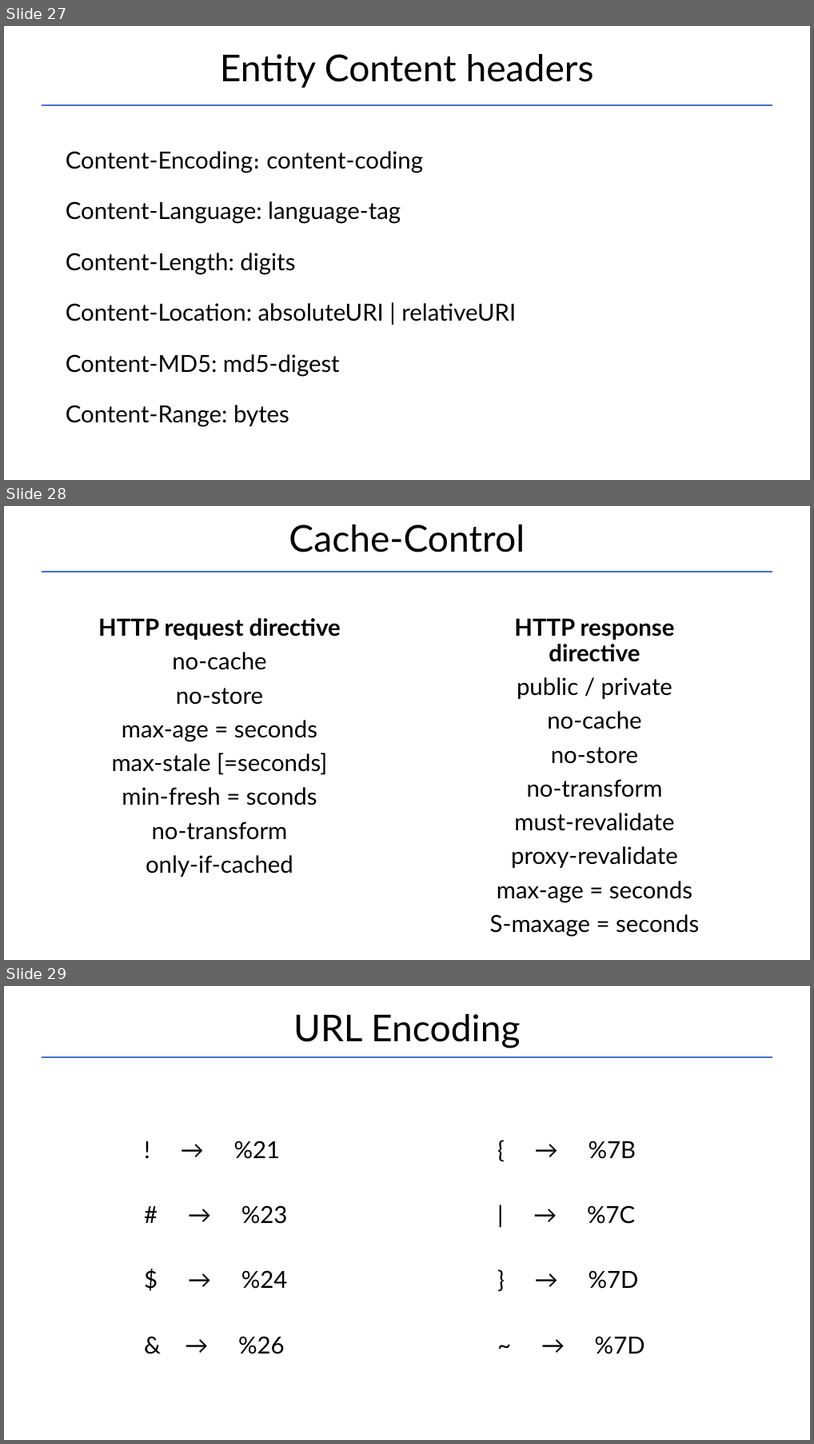
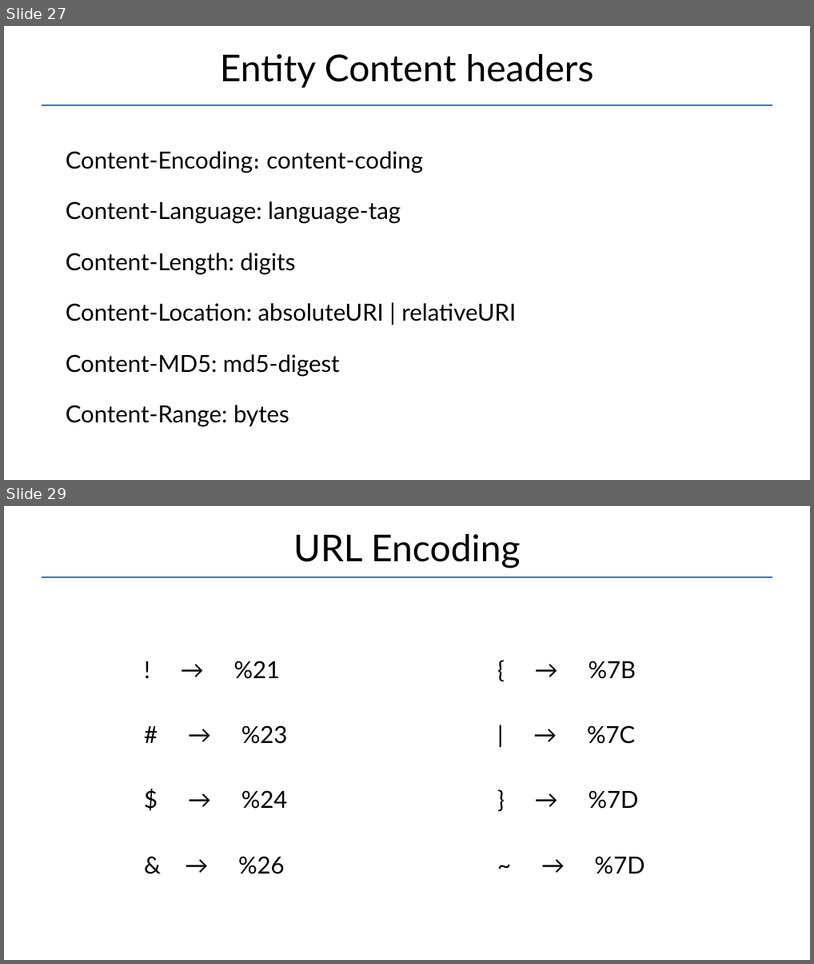
Before and after one commit to Garnik94/Levelup_presentations, a slide deck: Http/Http_presentation.pptx. Shown one above the other, each under a label of ours: slides 27, 28 and 29 before the commit, slides 27 and 29 after it; the slides between them are not shown. The pictures are 814x1444 and 814x964 pixels, drawn with LibreOffice and Linux fonts; fonts in the diff are those of the drawing. Boxes give left, top, right and bottom in pixels: in the first picture for what was removed or moved away, otherwise in the second. Text is boxed around its words. In the diff, an @@ line names an element or a change of style, - is before the commit and + after.

```diff
--- a/Http/Http_presentation.pptx
+++ b/Http/Http_presentation.pptx
@@ slide 28 removed at <box>4,506,810,960</box>, background #FFFFFF @@
@@ title removed at <box>289,524,525,552</box> @@
-Cache-Control
@@ line removed from (42, 572) to (773, 572) @@
@@ text removed at <box>98,618,341,876</box> @@
-HTTP request directive
-no-cache
-no-store
-max-age = seconds
-max-stale [=seconds]
-min-fresh = sconds
-no-transform
-only-if-cached
@@ text removed at <box>490,618,699,936</box> @@
-HTTP response directive
-public / private
-no-cache
-no-store
-no-transform
-must-revalidate
-proxy-revalidate
-max-age = seconds
-S-maxage = seconds
```
Also in this commit, not shown: 5 slides changed, 2 slides added, 1 other slide removed, 2 other files.
